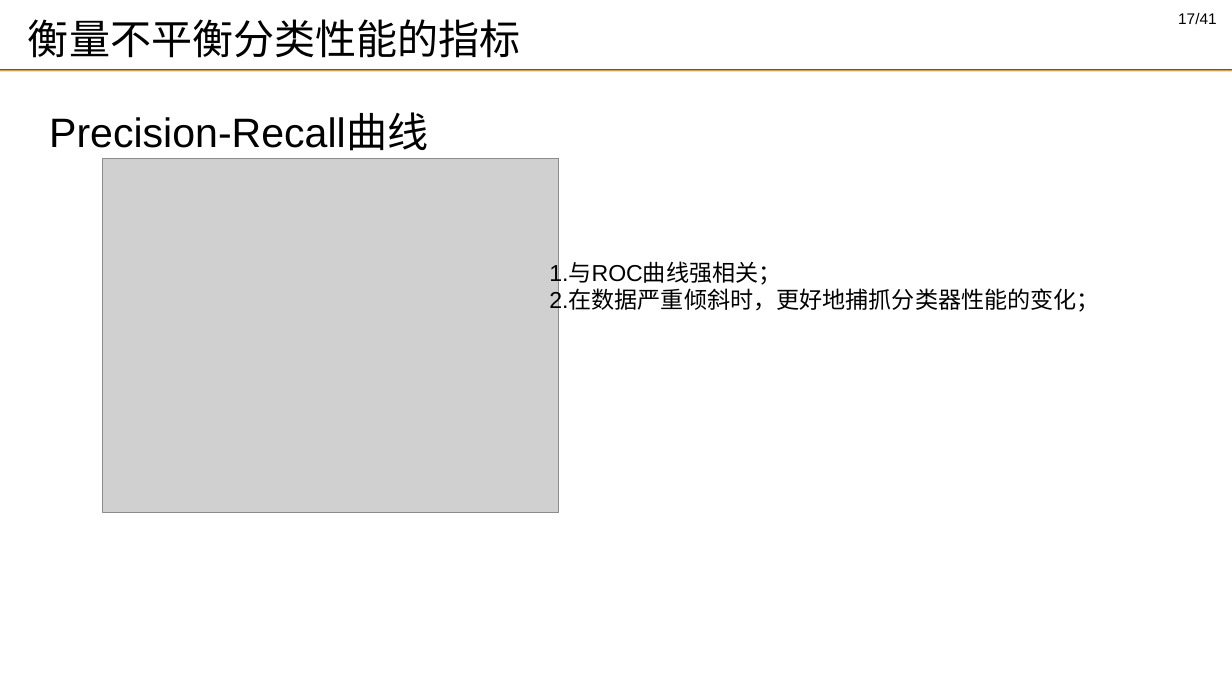
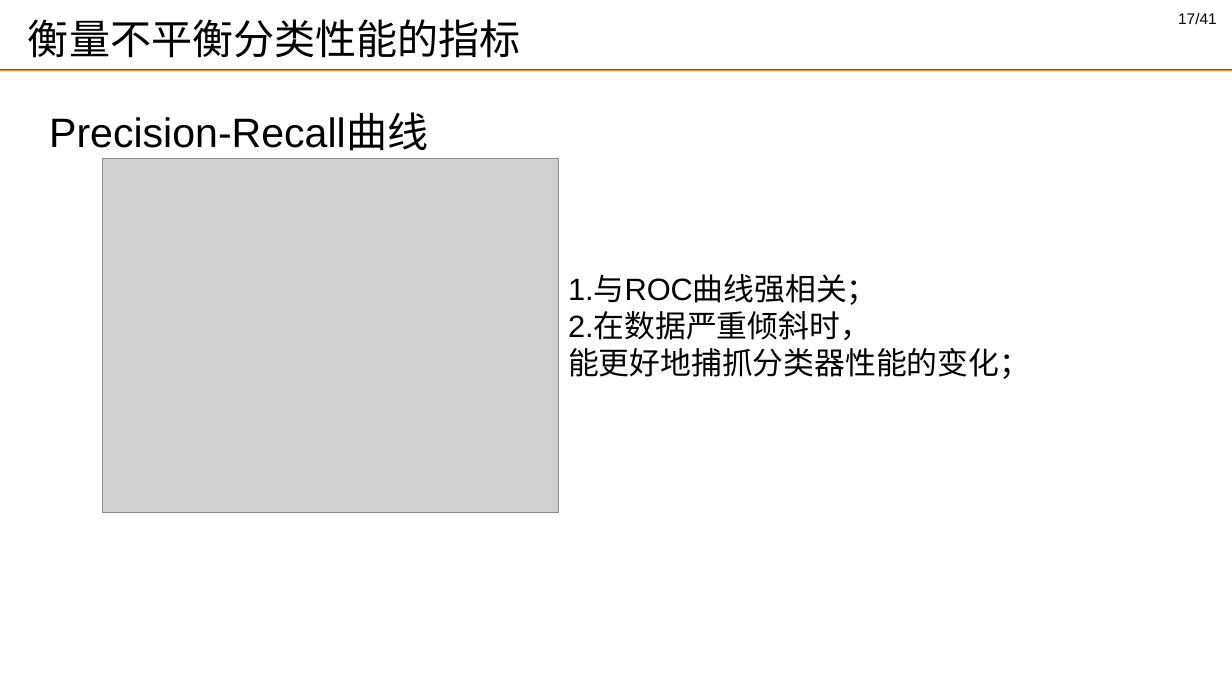
Before and after one commit to DMRookie/finaldesign, a slide deck: slide 17 of 答辩_谢思发.pptx. Drawn at 1232x693 pixels with LibreOffice and Linux fonts; fonts in the diff are those of the drawing; grey boxes stand for pictures; background and template pictures are left out. Boxes give left, top, right and bottom in pixels: in the first picture for what was removed or moved away, otherwise in the second. Text is boxed around its words. In the diff, an @@ line names an element or a change of style, - is before the commit and + after.

```diff
--- a/答辩_谢思发.pptx
+++ b/答辩_谢思发.pptx
@@ text "1.与ROC曲线强相关；": place and size @@
-text "1.与ROC曲线强相关；" at bbox=[549, 262, 1100, 314]
+text "1.与ROC曲线强相关；" at bbox=[568, 276, 1030, 379]
@@ text at bbox=[568, 276, 878, 305]: size 18 to 24 pt in "1.与ROC曲线强相关；" @@
@@ text at bbox=[568, 313, 1030, 379]: text changed; size 18 to 24 pt @@
-2.在数据严重倾斜时，更好地捕抓分类器性能的变化；
+2.在数据严重倾斜时，
+能更好地捕抓分类器性能的变化；
```
Also in this commit, not shown: 6 other slides changed.
